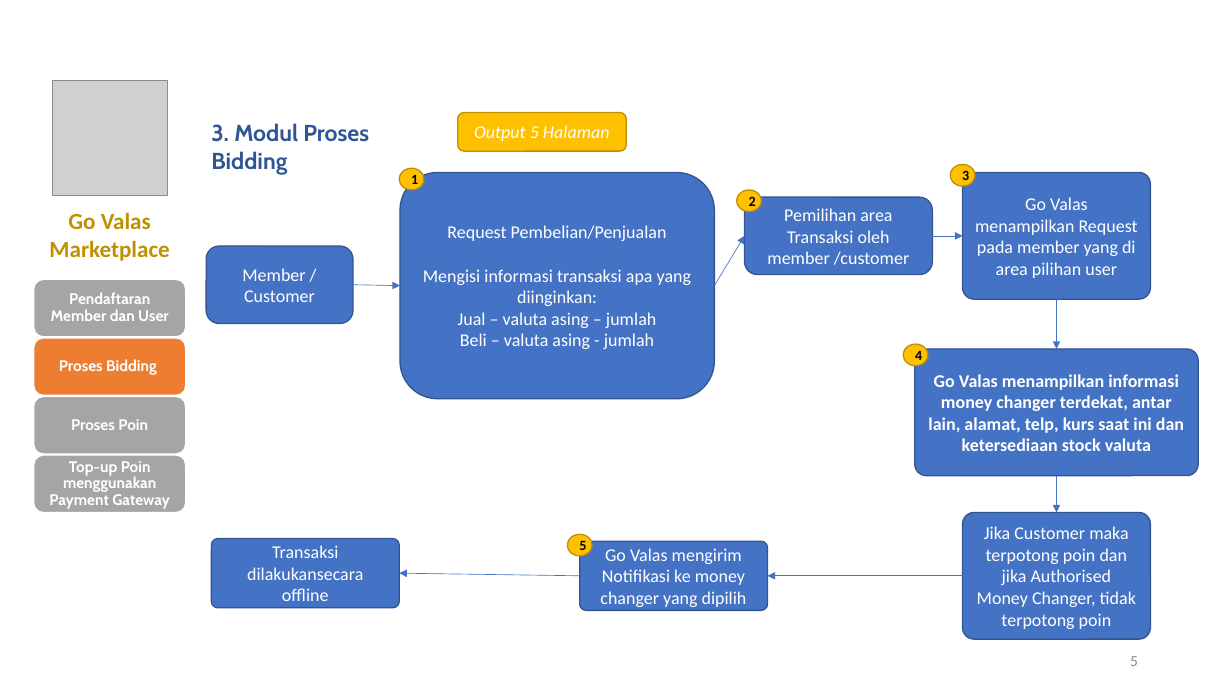
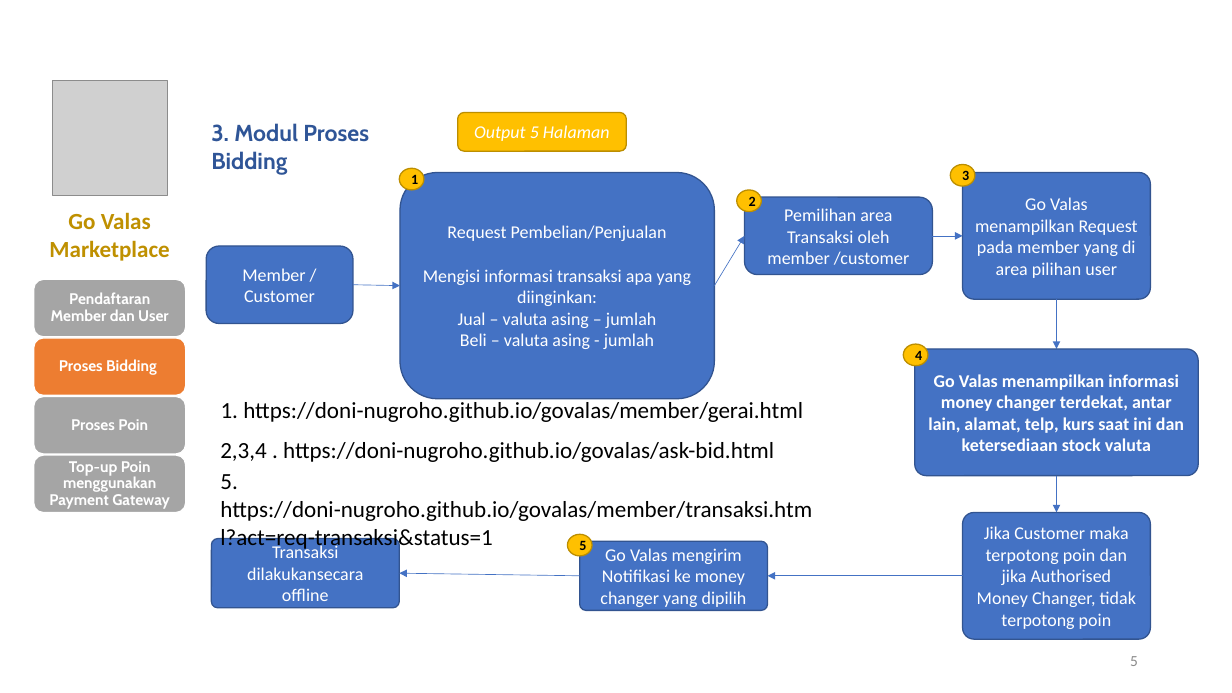
Before and after one commit to doni-nugroho/govalas, a slide deck: slide 5 of alur marketplace detail.pptx. Drawn at 1232x693 pixels with LibreOffice and Linux fonts; fonts in the diff are those of the drawing; grey boxes stand for pictures. Boxes give left, top, right and bottom in pixels: in the first picture for what was removed or moved away, otherwise in the second. Text is boxed around its words. In the diff, an @@ line names an element or a change of style, - is before the commit and + after.

```diff
--- a/alur marketplace detail.pptx
+++ b/alur marketplace detail.pptx
@@ text added at [221, 399, 803, 422], 18 pt, text #000000 @@
+1. https://doni-nugroho.github.io/govalas/member/gerai.html
@@ text added at [220, 442, 774, 462], 18 pt, text #000000 @@
+2,3,4 . https://doni-nugroho.github.io/govalas/ask-bid.html
@@ text added at [220, 474, 812, 551], 18 pt, text #000000 @@
+5. https://doni-nugroho.github.io/govalas/member/transaksi.html?act=req-transaksi&status=1
```
Also in this commit, not shown: 2 other slides changed, 20 other files.
